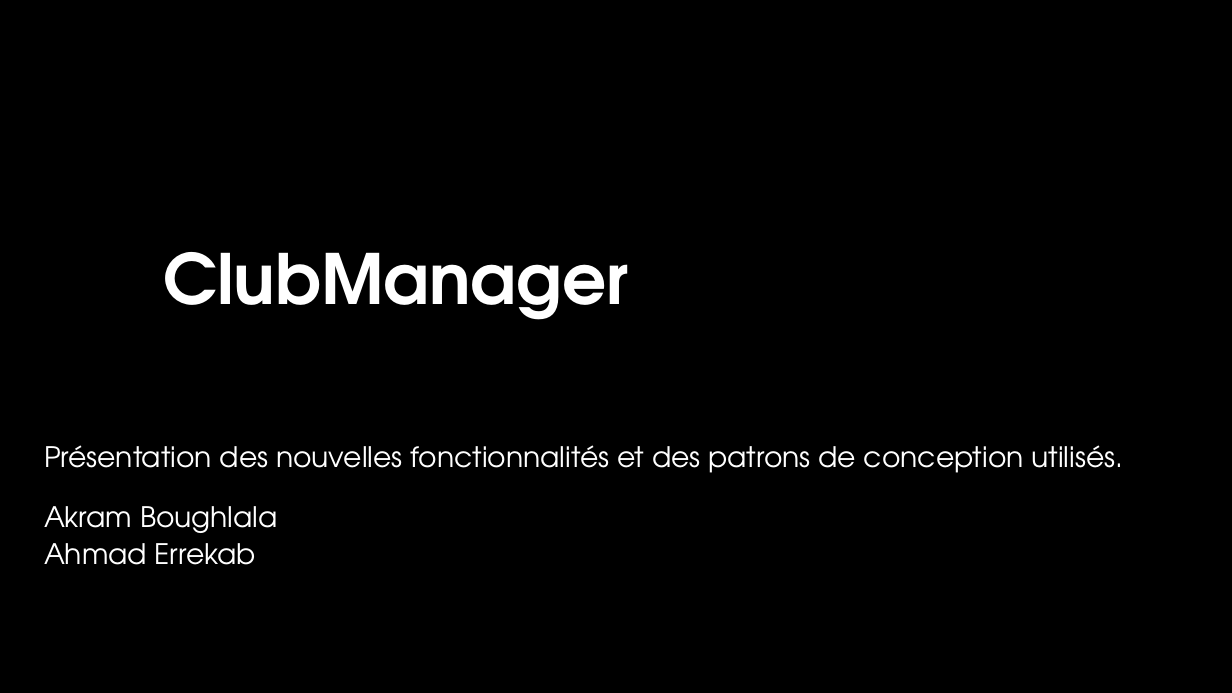
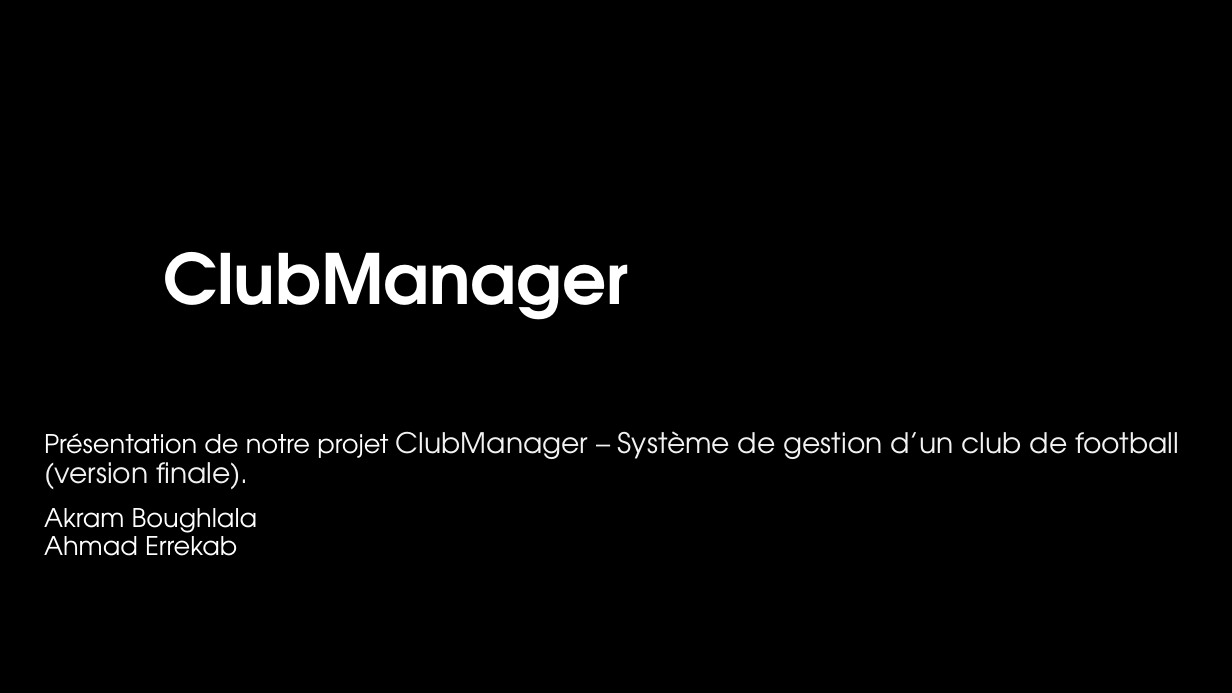
Before and after one commit to ZouaghiHoussem/SoftwareEngineeringDocuments, a slide deck: slide 1 of documentation/ClubManagerPowerPoint.odp. Drawn at 1232x693 pixels with LibreOffice and Linux fonts; fonts in the diff are those of the drawing; background and template pictures are left out. Boxes give left, top, right and bottom in pixels: in the first picture for what was removed or moved away, otherwise in the second. Text is boxed around its words. In the diff, an @@ line names an element or a change of style, - is before the commit and + after.

```diff
--- a/documentation/ClubManagerPowerPoint.odp
+++ b/documentation/ClubManagerPowerPoint.odp
@@ subtitle at (44,431,1179,489): text changed; text colour #FFFFFF to #F2F2F2 @@
-Présentation des nouvelles fonctionnalités et des patrons de conception utilisés.
+Présentation de notre projet ClubManager – Système de gestion d’un club de football
+(version finale).
@@ subtitle at (44,508,258,556): size 22 to 20 pt in "Akram Boughlala", "Ahmad Errekab"; line spacing 0.7 to 0.5 @@
```
Also in this commit, not shown: 4 other slides changed, 5 slides added, 10 slides removed.
